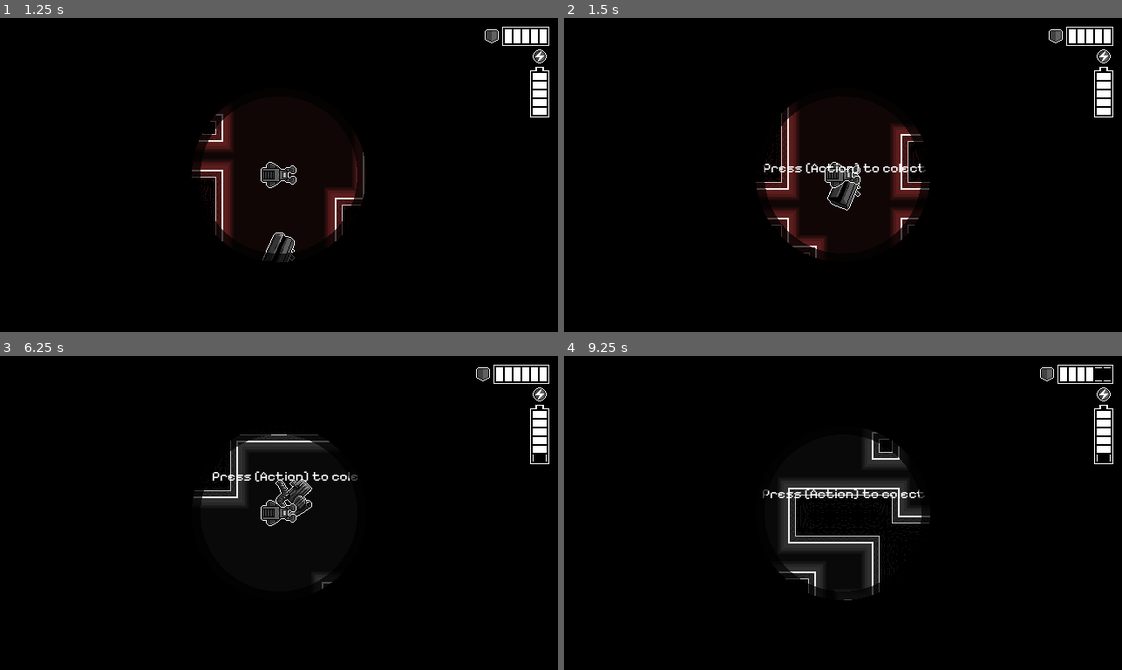
Above: before the commit, frames 1-4 (two rows, left to right).
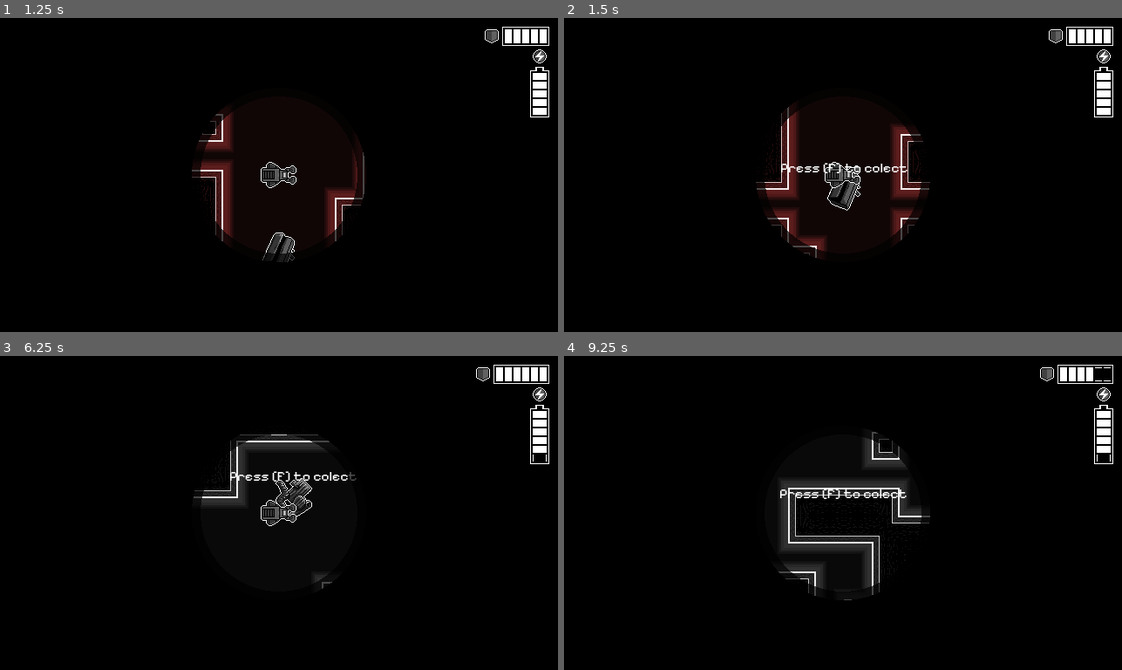
Above: after the commit, the same moments.

Repository: ROMUBOY/projeto_momento
Game: Godot game, scene res://world.tscn
Two runs of this game, one before a commit and one after it. Both use one fixed random seed, a clock stepped at 60 frames per second and the inputs below.
Inputs:
- Up to frame 1 (1.25 s): tap Enter at 0.5 s; hold E (strafe_right) from 0.53 s (still down); tap Space (change_filter) at 0.6 s
- Up to frame 2 (1.5 s): release E (strafe_right) at 1.28 s; hold Down (ui_down) from 1.28 s (still down); tap F (interact) at 1.35 s
- Up to frame 3 (6.25 s): release Down (ui_down) at 2.03 s; hold E (strafe_right) 2.03-2.75 s; tap Space (change_filter) at 2.1, 5, 5.85 s; click "Visit Upgrade Store" at 2.75 s; click "Buy" at 3.5 s; click "Return to the Monument" at 4.25 s; hold Up (ui_up) 5.03-5.78 s; tap F (interact) at 5.1 s; hold Q (strafe_left) from 5.78 s (still down)
- Up to frame 4 (9.25 s): tap F (interact) at 6.5, 6.6, 8.1 s; release Q (strafe_left) at 7.28 s; hold Down (ui_down) 7.28-8.03 s; tap Space (change_filter) at 7.35, 8.85 s; hold E (strafe_right) 8.03-8.78 s; hold Up (ui_up) from 8.78 s (still down)

Frame 1 is identical in both runs. In frame 2, 0.4% of the frame differs, in the area x 35-65%, y 46-50%; in frame 3, 0.4%; in frame 4, 0.4%, in the area x 35-65%, y 42-46%.
Error in both runs: Cannot call method 'get_root' on a null value. (res://world.gd:213)

Commit message:
change [Action] for [F]

Diff:
--- a/Interaction/interaction_manager.gd
+++ b/Interaction/interaction_manager.gd
@@ -3,7 +3,7 @@
 @onready var player = get_tree().get_first_node_in_group("player")
 @onready var label: Label = $Label
 
-const base_text = "Press [Action] to "
+const base_text = "Press [F] to "
 
 var active_areas = []
 var can_interact = true
